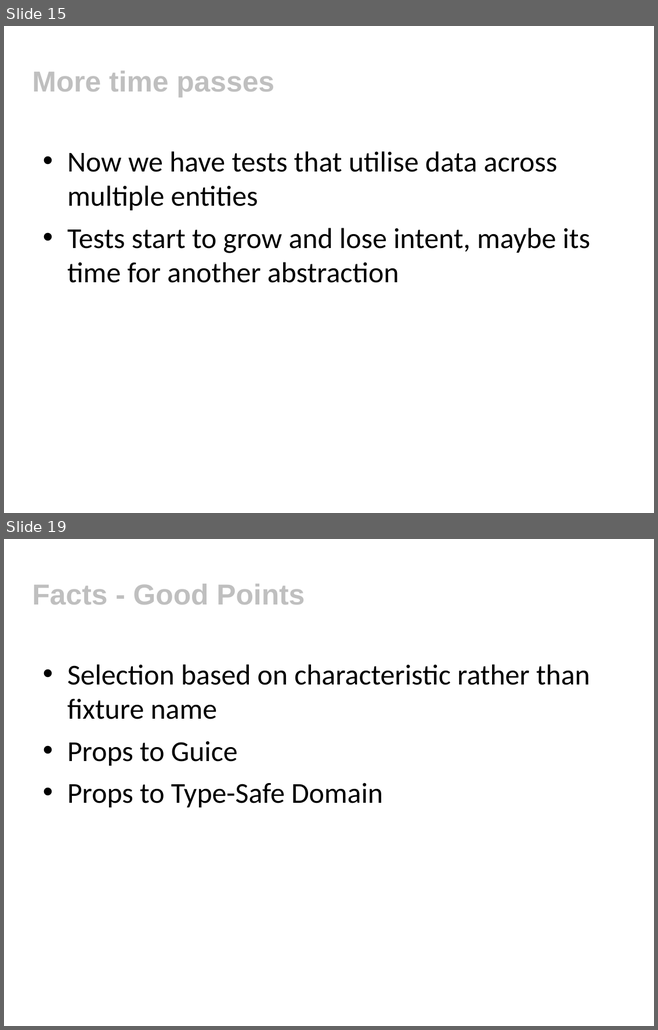
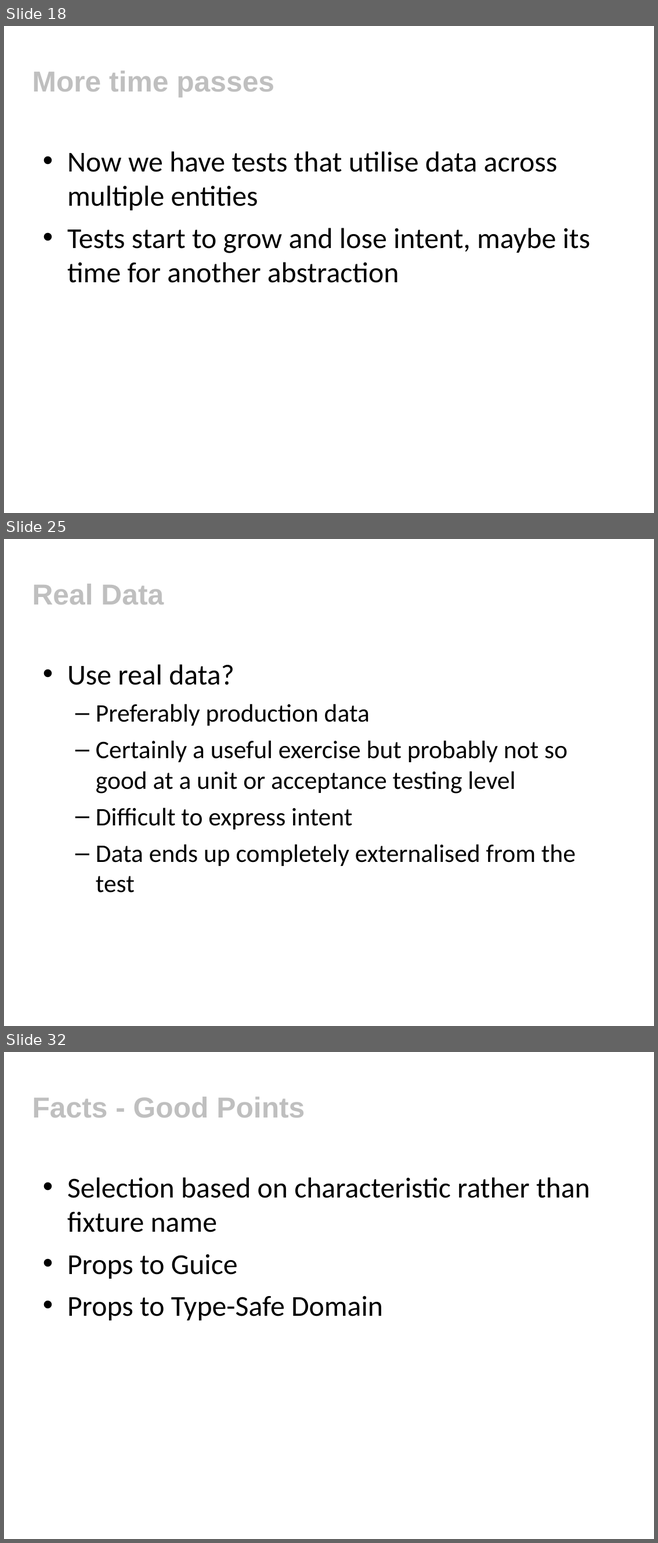
Before and after one commit to tobyclemson/test-data-generation-and-verification-presentation, a slide deck: test-data-generation-and-verification.ppt. Shown one above the other, each under a label of ours: slides 15 and 19 before the commit, slides 18, 25 and 32 after it; the slides between them are not shown. The pictures are 658x1030 and 658x1543 pixels, drawn with LibreOffice and Linux fonts; fonts in the diff are those of the drawing; background and template pictures are left out. Boxes give left, top, right and bottom in pixels: in the first picture for what was removed or moved away, otherwise in the second. Text is boxed around its words. In the diff, an @@ line names an element or a change of style, - is before the commit and + after.

```diff
--- a/test-data-generation-and-verification.ppt
+++ b/test-data-generation-and-verification.ppt
@@ slide 25 added at (x1=4, y1=539, x2=654, y2=1026), background #FFFFFF @@
@@ title added at (x1=32, y1=584, x2=164, y2=605), 32 pt, text #BFBFBF, bold @@
+Real Data
@@ text added at (x1=67, y1=664, x2=575, y2=893), 28 pt, text #000000 @@
+• Use real data?
+  – Preferably production data
+  – Certainly a useful exercise but probably not so good at a unit or acceptance testing level
+  – Difficult to express intent
+  – Data ends up completely externalised from the test
@@ what was slide 15 is now slide 18 @@
@@ what was slide 19 is now slide 32 @@
```
Also in this commit, not shown: 4 slides changed, 12 other slides added, 1 other file.
